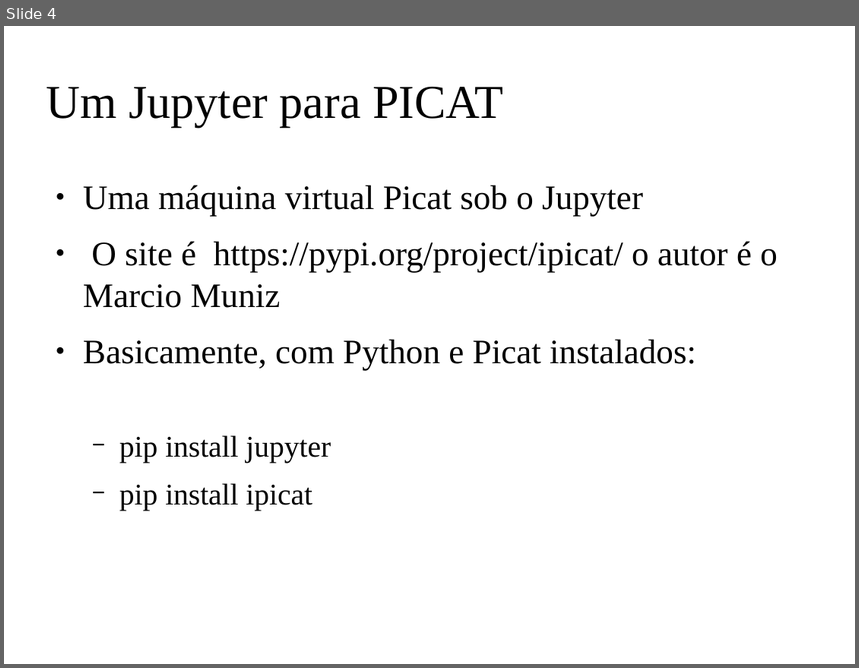
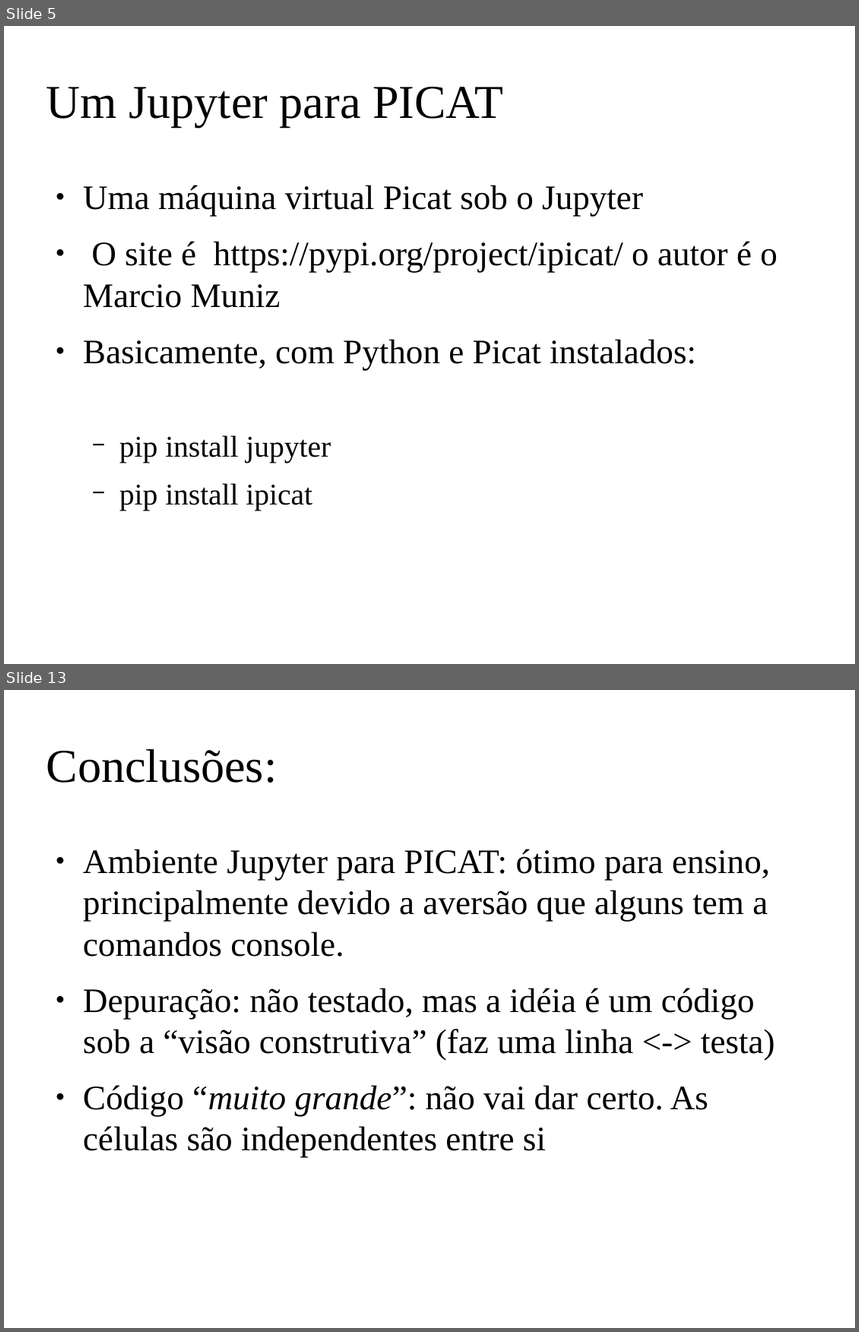
Before and after one commit to claudiosa/CCS, a slide deck: picat/YOUTUBE_dfs_jupyter_picat/slides_picat_jupyter_dfs.odp. Shown one above the other, each under a label of ours: slide 4 before the commit, slides 5 and 13 after it; the slides between them are not shown. The pictures are 859x668 and 859x1332 pixels, drawn with LibreOffice and Linux fonts; fonts in the diff are those of the drawing; background and template pictures are left out. Boxes give left, top, right and bottom in pixels: in the first picture for what was removed or moved away, otherwise in the second. Text is boxed around its words. In the diff, an @@ line names an element or a change of style, - is before the commit and + after.

```diff
--- a/picat/YOUTUBE_dfs_jupyter_picat/slides_picat_jupyter_dfs.odp
+++ b/picat/YOUTUBE_dfs_jupyter_picat/slides_picat_jupyter_dfs.odp
@@ slide 13 added at [4,690,855,1328], background picture (left out) @@
@@ title added at [47,749,277,783], 44 pt, text #000000 @@
+Conclusões:
@@ text added at [83,849,775,1158], 32 pt, text #000000 @@
+● Ambiente Jupyter para PICAT: ótimo para ensino, principalmente devido a aversão que alguns tem a comandos console.
+● Depuração: não testado, mas a idéia é um código sob a “visão construtiva” (faz uma linha <-> testa)
+● Código “muito grande”: não vai dar certo. As células são independentes entre si
@@ what was slide 4 is now slide 5 @@
```
Also in this commit, not shown: 6 slides changed, 6 other slides added, 13 slides removed, 20 other files.
